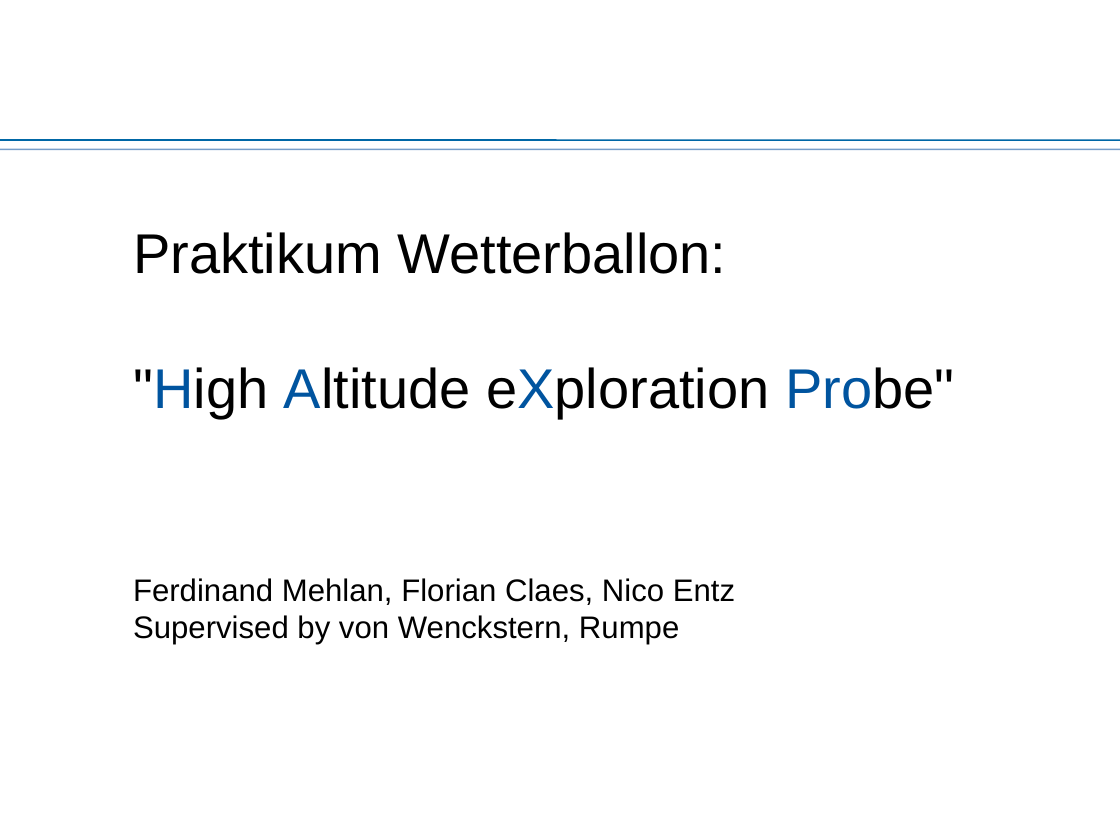
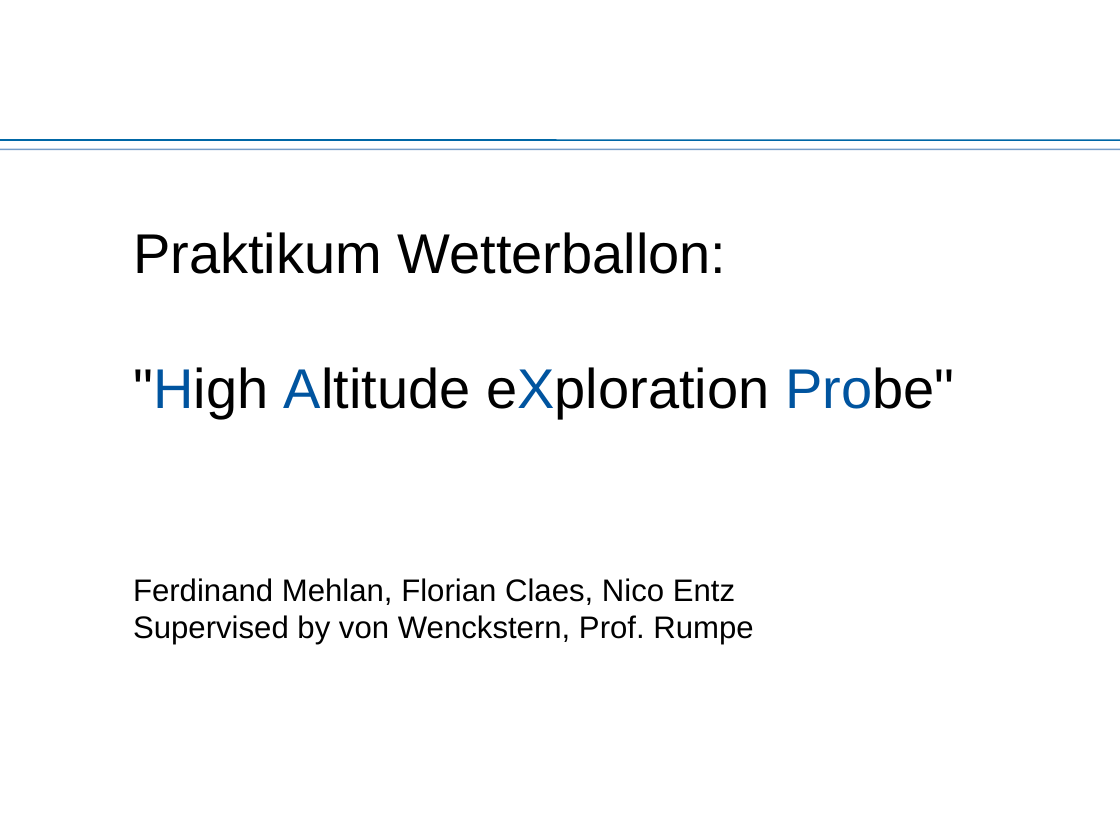
Before and after one commit to neitmedia/haxpro, a slide deck: slide 1 of präsentation/projekt_wetterballon.pptx. Drawn at 1120x840 pixels with LibreOffice and Linux fonts; fonts in the diff are those of the drawing; background and template pictures are left out. Boxes give left, top, right and bottom in pixels: in the first picture for what was removed or moved away, otherwise in the second. Text is boxed around its words. In the diff, an @@ line names an element or a change of style, - is before the commit and + after.

```diff
--- a/präsentation/projekt_wetterballon.pptx
+++ b/präsentation/projekt_wetterballon.pptx
@@ text at [133, 615, 753, 644]: text changed @@
-Supervised by von Wenckstern, Rumpe
+Supervised by von Wenckstern, Prof. Rumpe
```
Also in this commit, not shown: 6 other slides changed, 2 slides added, 2 other files.
